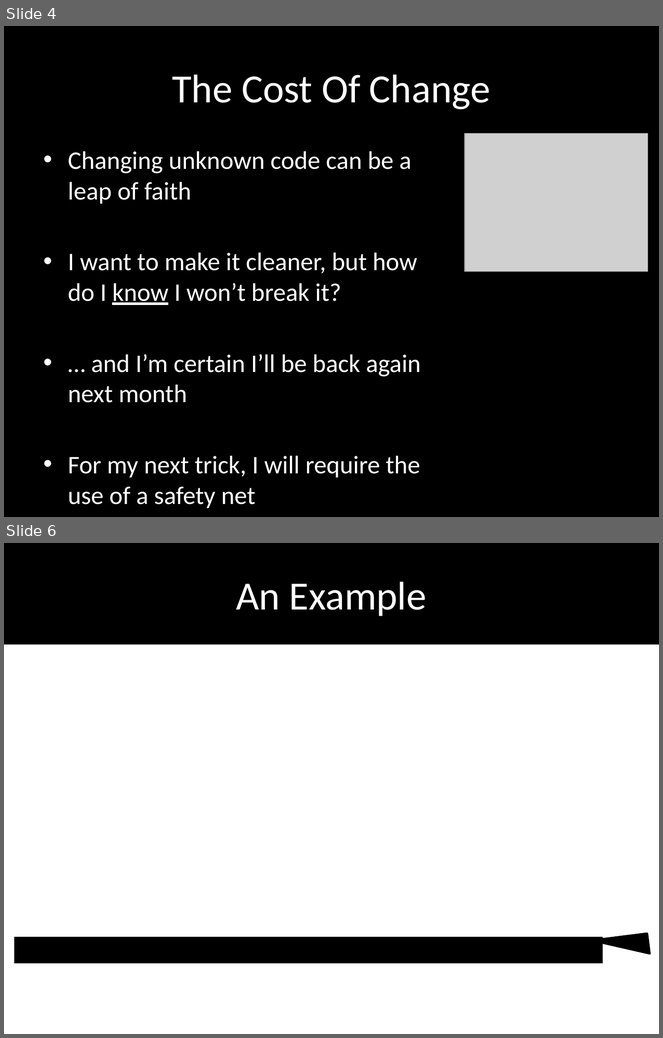
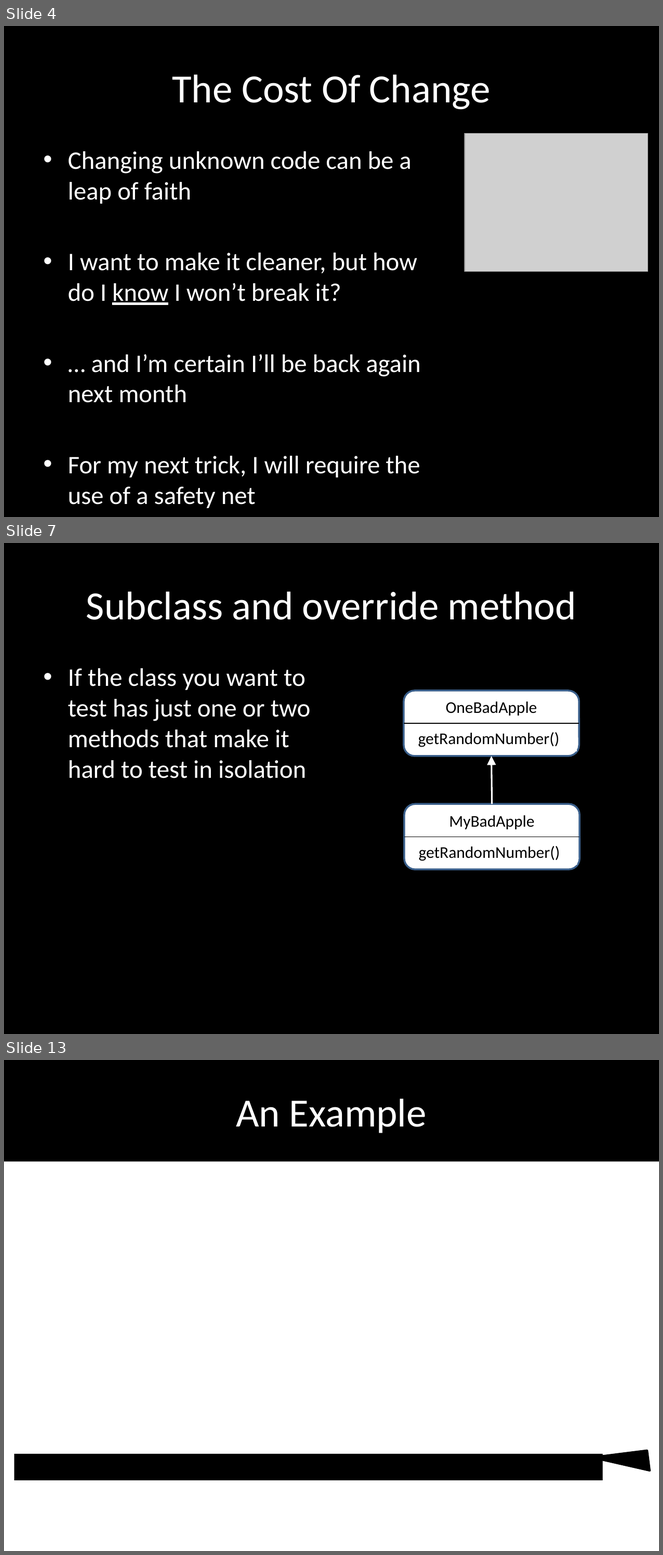
Before and after one commit to tonybaines/retrofitting-tests, a slide deck: presentation/Retrofitting Tests.pptx. Shown one above the other, each under a label of ours: slides 4 and 6 before the commit, slides 4, 7 and 13 after it; the slides between them are not shown. The pictures are 663x1038 and 663x1555 pixels, drawn with LibreOffice and Linux fonts; fonts in the diff are those of the drawing; grey boxes stand for pictures; background and template pictures are left out. Boxes give left, top, right and bottom in pixels: in the first picture for what was removed or moved away, otherwise in the second. Text is boxed around its words. In the diff, an @@ line names an element or a change of style, - is before the commit and + after.

Commit message:
(Tony) Added some slides specifically for the new exercises. Tidied up some typos Added runtime exceptions to the business methods that should be somehow replaced during testing to force dependencies to be broken

```diff
--- a/presentation/Retrofitting Tests.pptx
+++ b/presentation/Retrofitting Tests.pptx
@@ slide 7 added at [4,543,659,1034], background #000000 @@
@@ title added at [86,591,577,620], 44 pt, text #FFFFFF @@
+Subclass and override method
@@ text added at [68,668,311,779], 28 pt, text #FFFFFF @@
+• If the class you want to test has just one or two methods that make it hard to test in isolation
@@ rounded rectangle added at [404,691,579,756], fill #FFFFFF, outline #3A5F8C 2 pt, 18 pt, text #000000 @@
+OneBadApple
@@ line added from (404, 723) to (579, 723), #000000 0.75 pt @@
@@ rectangle added at [412,725,577,752], fill #FFFFFF, 18 pt, text #000000 @@
+getRandomNumber()
@@ arrow added from (492, 805) to (491, 756), #FFFFFF 1.75 pt @@
@@ rounded rectangle added at [404,805,580,870], fill #FFFFFF, outline #3A5F8C 2 pt, 18 pt, text #000000 @@
+MyBadApple
@@ line added from (404, 837) to (580, 837), #000000 0.75 pt @@
@@ text added at [419,846,560,861], 18 pt, text #000000 @@
+getRandomNumber()
@@ what was slide 6 is now slide 13 @@
```
Also in this commit, not shown: 1 slide changed, 6 other slides added, 6 other files.
